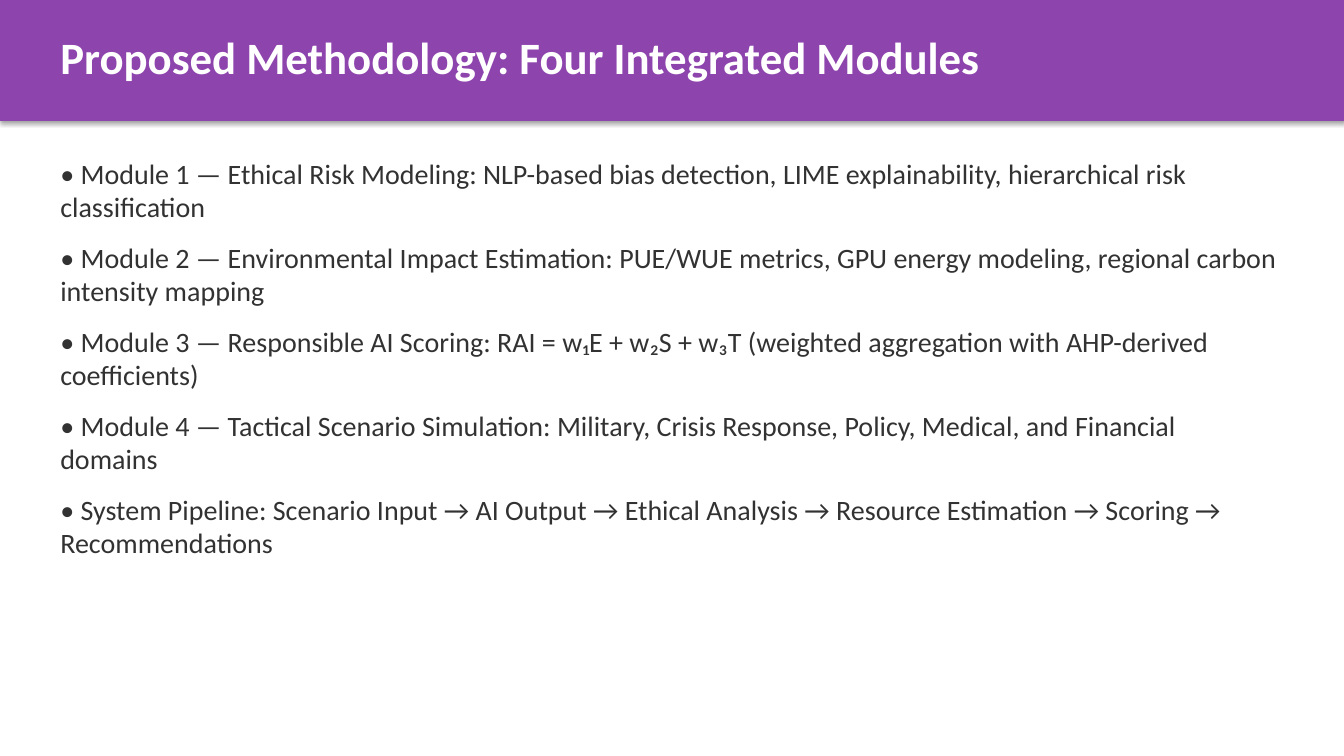
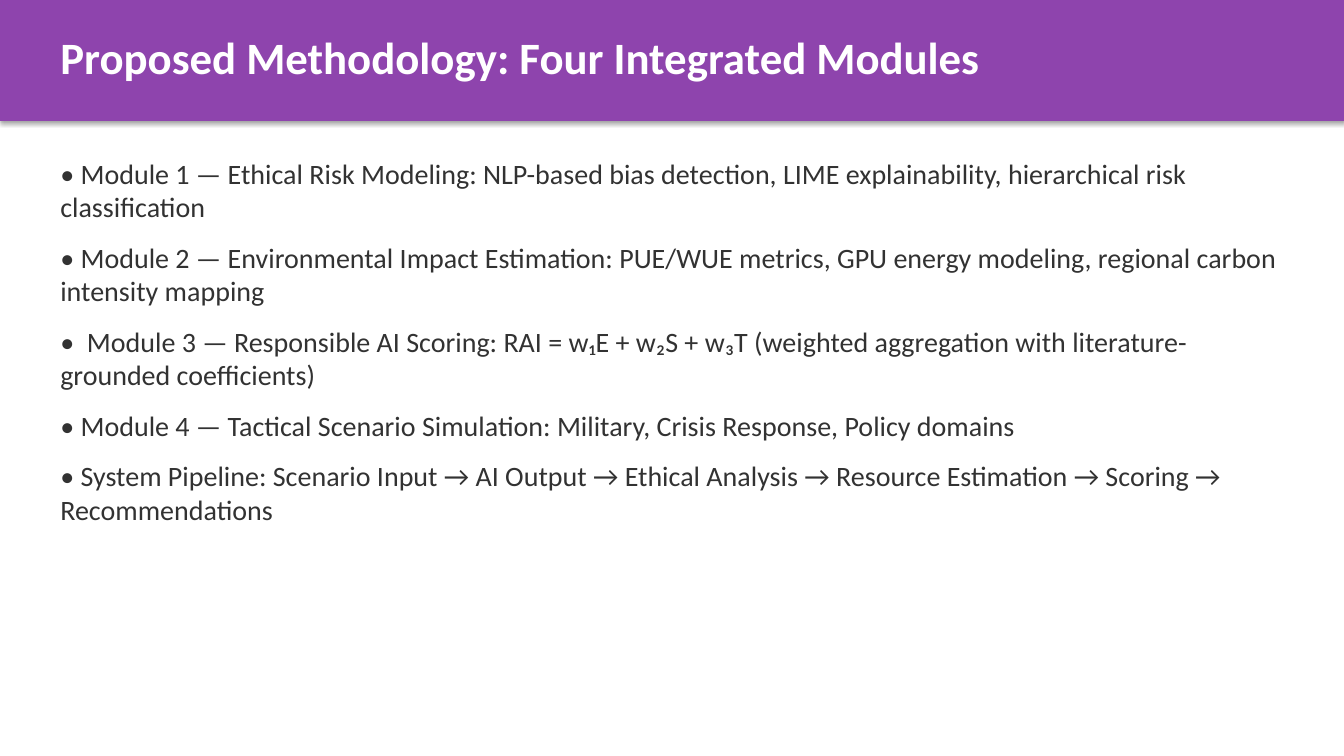
Before and after one commit to GSMS-B/ethical-sustainable-genai-framework, a slide deck: slide 4 of Presentation_Ethical_Sustainable_AI.pptx. Drawn at 1344x756 pixels with LibreOffice and Linux fonts; fonts in the diff are those of the drawing. Boxes give left, top, right and bottom in pixels: in the first picture for what was removed or moved away, otherwise in the second. Text is boxed around its words. In the diff, an @@ line names an element or a change of style, - is before the commit and + after.

```diff
--- a/Presentation_Ethical_Sustainable_AI.pptx
+++ b/Presentation_Ethical_Sustainable_AI.pptx
@@ text at bbox=[60, 331, 1186, 441]: text changed @@
-• Module 3 — Responsible AI Scoring: RAI = w₁E + w₂S + w₃T (weighted aggregation with AHP-derived coefficients)
-• Module 4 — Tactical Scenario Simulation: Military, Crisis Response, Policy, Medical, and Financial domains
+• Module 3 — Responsible AI Scoring: RAI = w₁E + w₂S + w₃T (weighted aggregation with literature-grounded coefficients)
+• Module 4 — Tactical Scenario Simulation: Military, Crisis Response, Policy domains
```
Also in this commit, not shown: 2 other slides changed.
